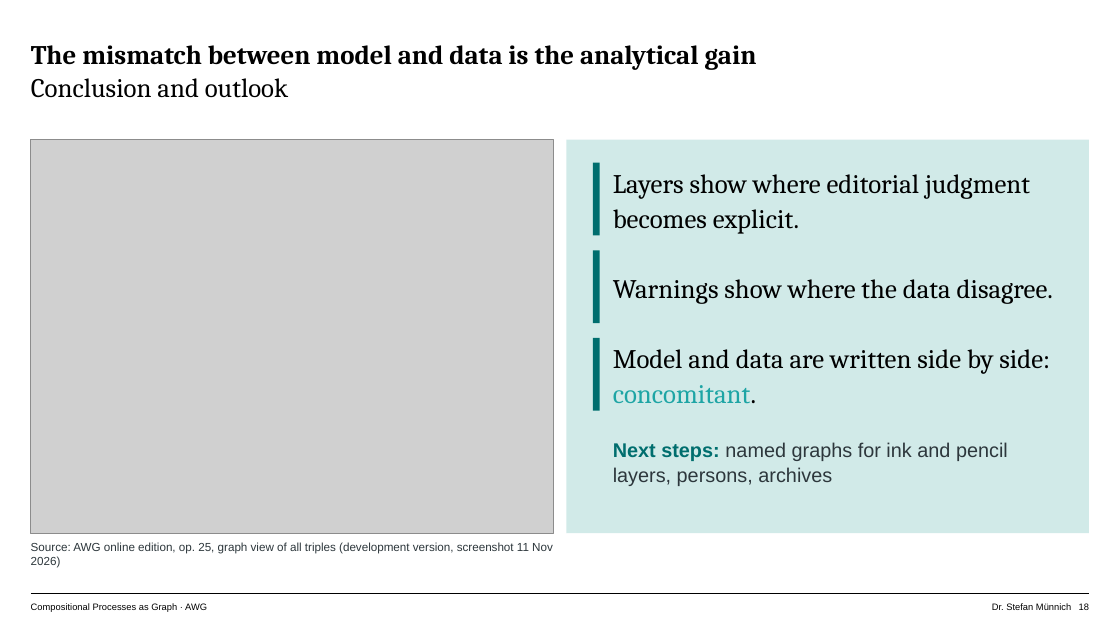
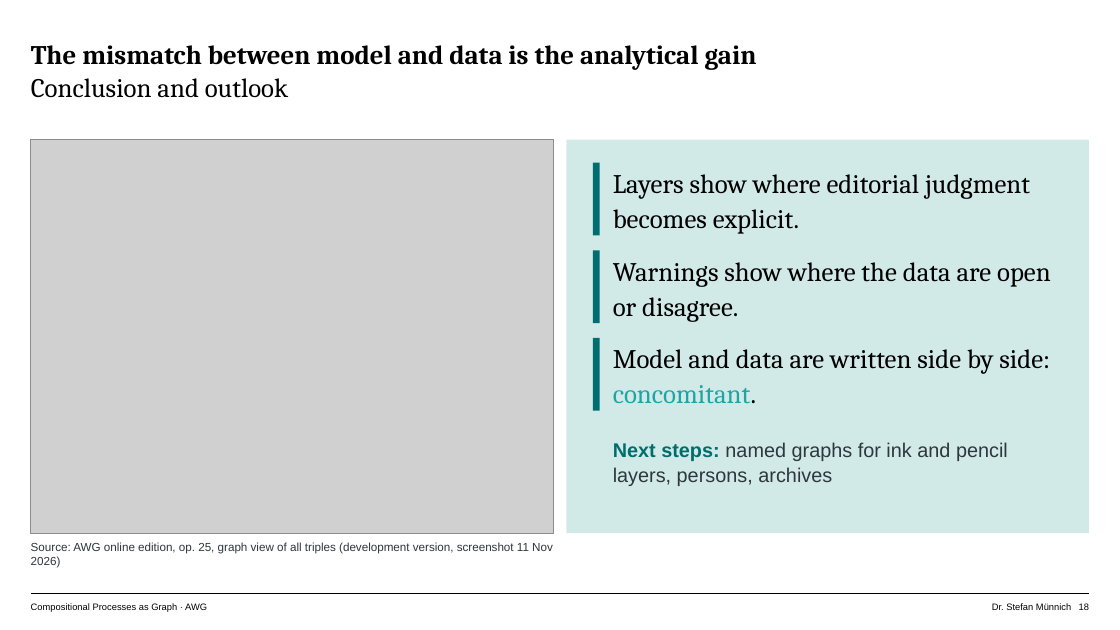
Before and after one commit to musicEnfanthen/presentations, a slide deck: slide 18 of genetics2026/AWG-Graph-Talk.pptx. Drawn at 1120x630 pixels with LibreOffice and Linux fonts; fonts in the diff are those of the drawing; grey boxes stand for pictures. Boxes give left, top, right and bottom in pixels: in the first picture for what was removed or moved away, otherwise in the second. Text is boxed around its words. In the diff, an @@ line names an element or a change of style, - is before the commit and + after.

```diff
--- a/genetics2026/AWG-Graph-Talk.pptx
+++ b/genetics2026/AWG-Graph-Talk.pptx
@@ text at [613,262,1051,322]: text changed @@
-Warnings show where the data disagree.
+Warnings show where the data are open or disagree.
```
Also in this commit, not shown: 12 other slides changed, 6 other files.
